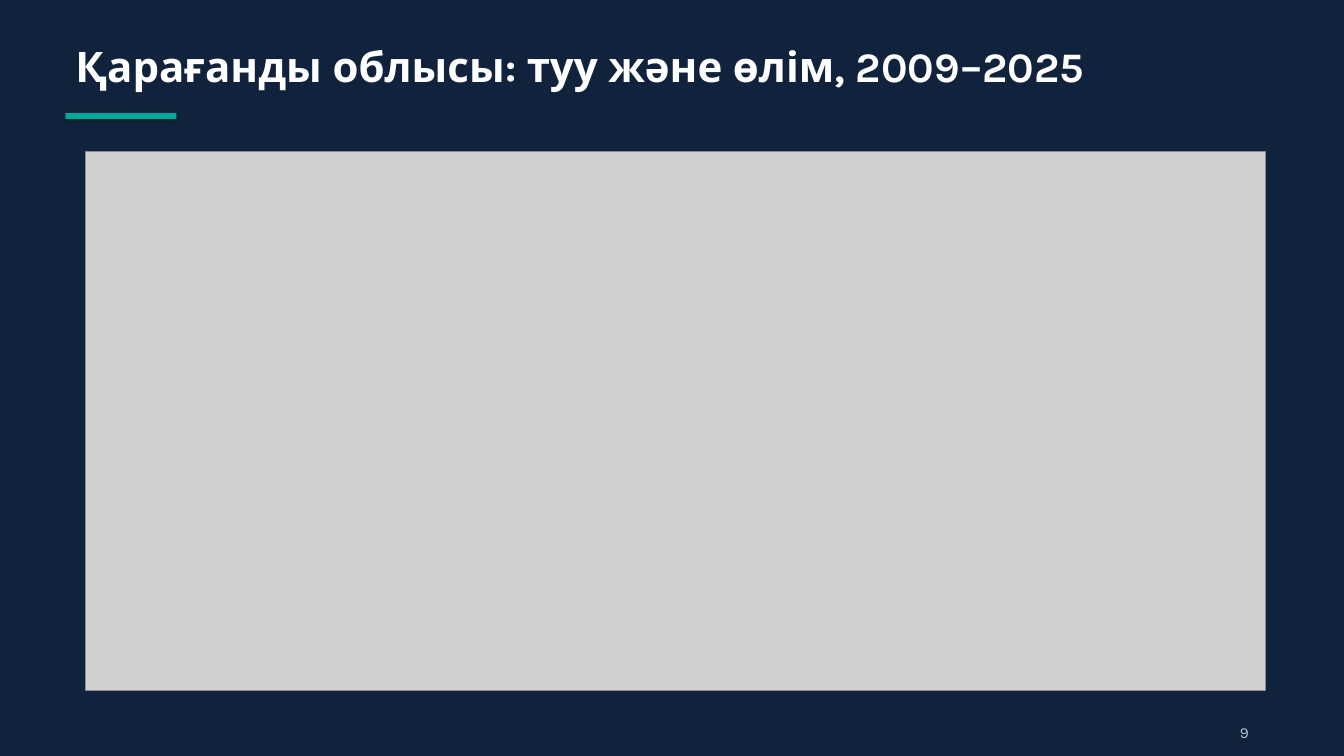
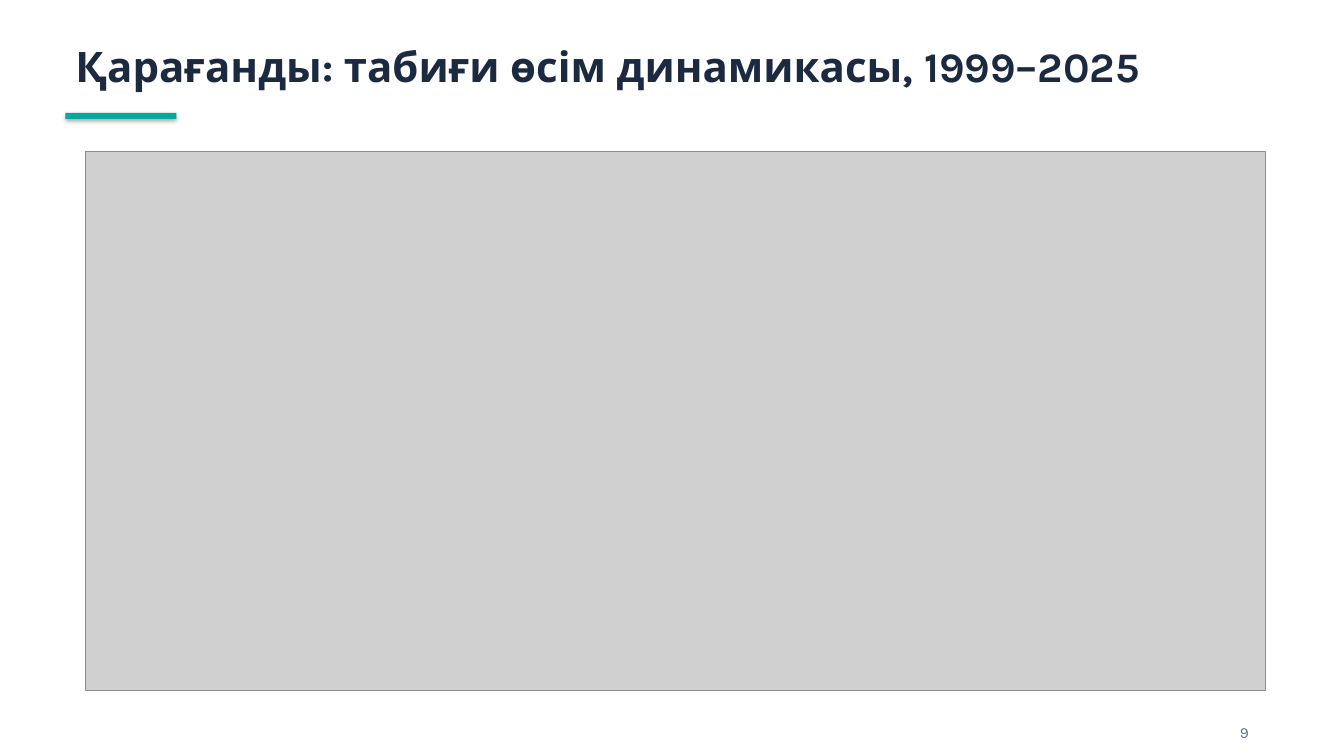
Before and after one commit to aizhanzhansarbaeva-ai/test, a slide deck: slide 9 of presentation/Табиғи_өсім_Орталық_Қазақстан_2025.pptx. Drawn at 1344x756 pixels with LibreOffice and Linux fonts; fonts in the diff are those of the drawing; grey boxes stand for pictures. Boxes give left, top, right and bottom in pixels: in the first picture for what was removed or moved away, otherwise in the second. Text is boxed around its words. In the diff, an @@ line names an element or a change of style, - is before the commit and + after.

```diff
--- a/presentation/Табиғи_өсім_Орталық_Қазақстан_2025.pptx
+++ b/presentation/Табиғи_өсім_Орталық_Қазақстан_2025.pptx
@@ background #11233C to #FFFFFF @@
@@ text at (x1=75, y1=50, x2=1140, y2=92): text changed; text colour #FFFFFF to #1B2A41 @@
-Қарағанды облысы: туу және өлім, 2009–2025
+Қарағанды: табиғи өсім динамикасы, 1999–2025
@@ text "9" at (x1=1240, y1=728, x2=1249, y2=738): text colour #B5C4D6 to #5E6E85 @@
```
Also in this commit, not shown: 12 other slides changed.
